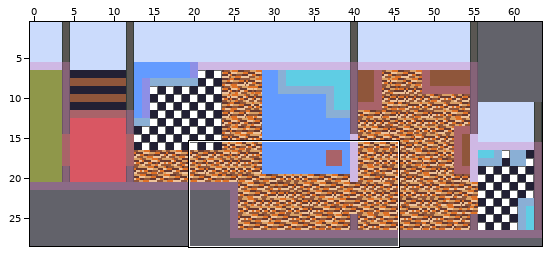
Two states of a Tiled map, assets/apartment-map.tmx. Above, an overview of the earlier version with the close-up marked.
Close-up. First the earlier version:
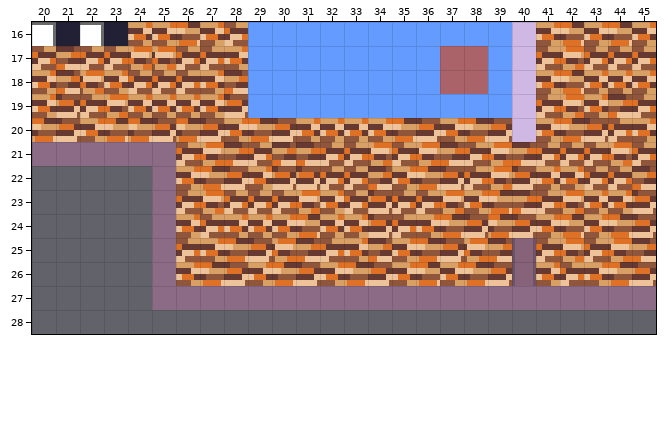
Cells are 8x8 px. Shown: x 20..45, y 16..28. The commit also changed other parts of the map, which this record leaves out.
Now the later version:
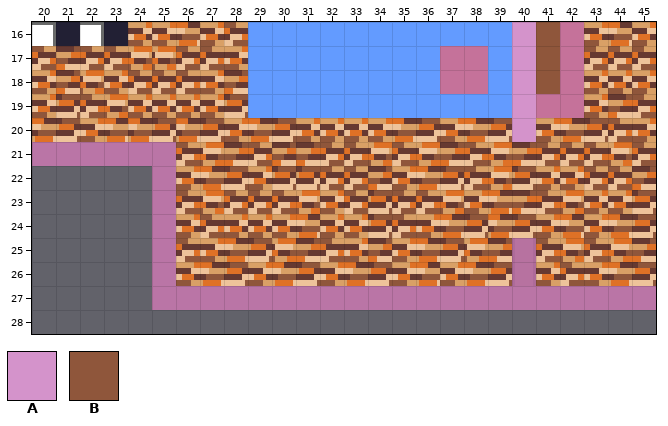
Key: from "apartment-tiles": A 8, B 17.
_ is an empty cell.
See-through tiles are keyed as they look on the map.
Changes in this commit:
layer "collisions" opacity 36% -> 75%
Layer "furniture":
y 16..19: x 41..42 __ -> BB
Layer "collisions":
y 16..18: x 42 _ -> A
y 19: x 41..42 __ -> AA
